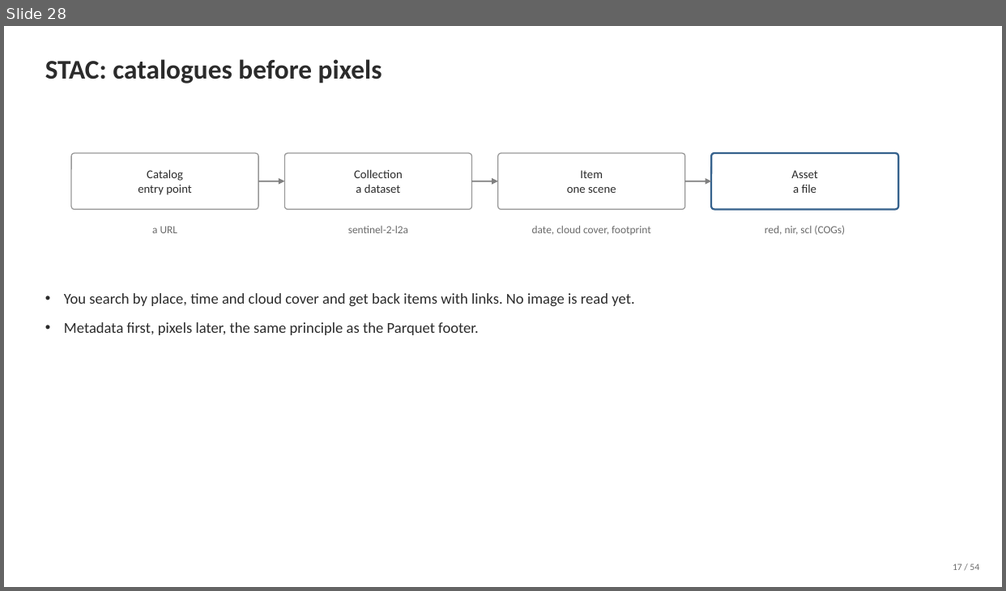
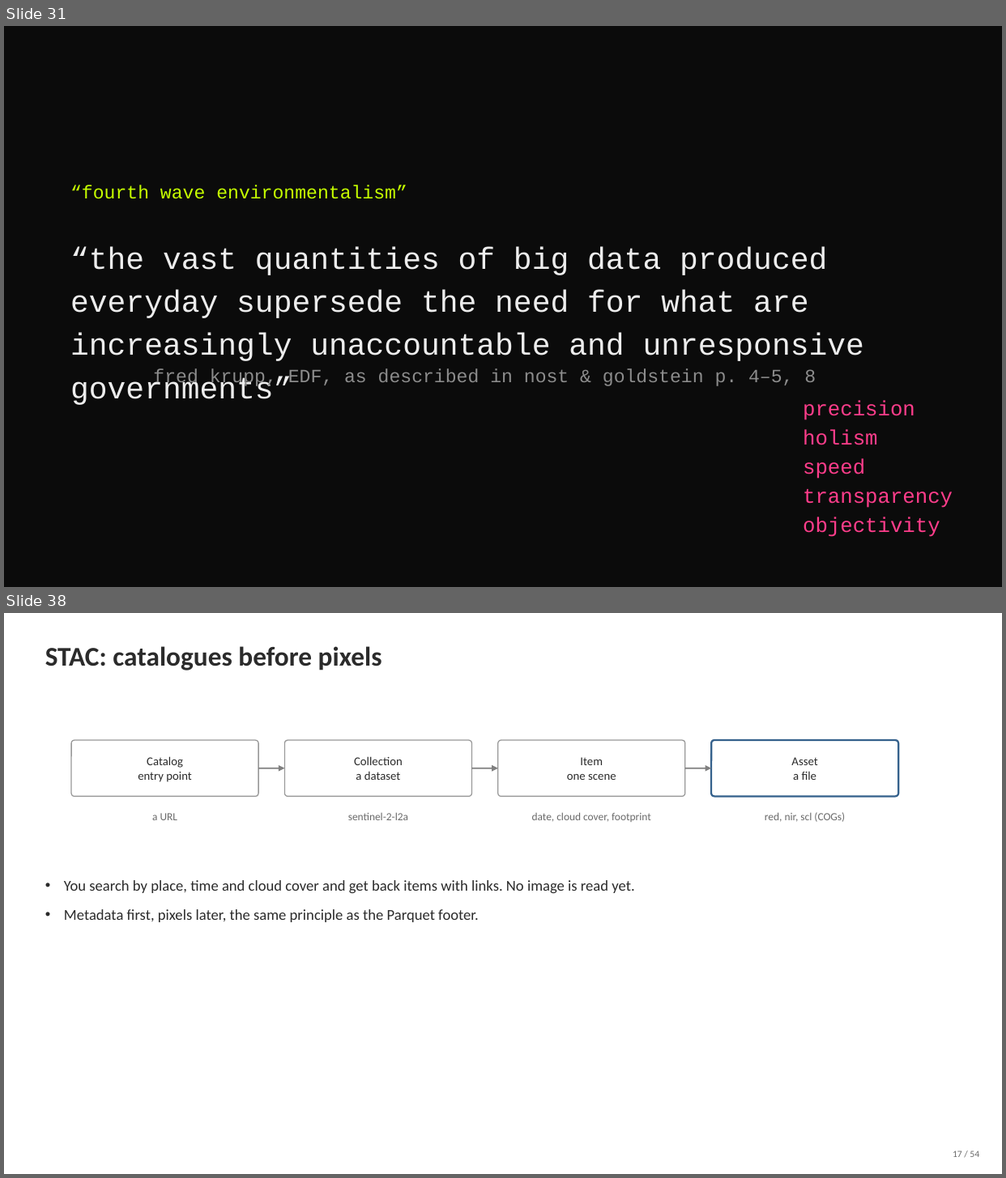
Before and after one commit to milliechapman/dsep, a slide deck: dsep2.pptx. Shown one above the other, each under a label of ours: slide 28 before the commit, slides 31 and 38 after it; the slides between them are not shown. The pictures are 1006x591 and 1006x1178 pixels, drawn with LibreOffice and Linux fonts; fonts in the diff are those of the drawing. Boxes give left, top, right and bottom in pixels: in the first picture for what was removed or moved away, otherwise in the second. Text is boxed around its words. In the diff, an @@ line names an element or a change of style, - is before the commit and + after.

```diff
--- a/dsep2.pptx
+++ b/dsep2.pptx
@@ slide 31 added at bbox=[4, 26, 1002, 587], background #0B0B0B @@
@@ text added at bbox=[70, 186, 407, 199], 18 pt, text #C6FF00 @@
+“fourth wave environmentalism”
@@ text added at bbox=[70, 247, 864, 361], 29.6 pt, text #EDEDED @@
+“the vast quantities of big data produced everyday supersede the need for what are increasingly unaccountable and unresponsive governments”
@@ text added at bbox=[153, 369, 816, 388], 18 pt, text #8C8C8C @@
+fred krupp, EDF, as described in nost & goldstein p. 4–5, 8
@@ text added at bbox=[803, 400, 953, 537], 20 pt, text #FF3D8B @@
+precision
+holism
+speed
+transparency
+objectivity
@@ what was slide 28 is now slide 38 @@
```
Also in this commit, not shown: 14 slides changed, 11 other slides added, 2 slides removed, 6 other files.
